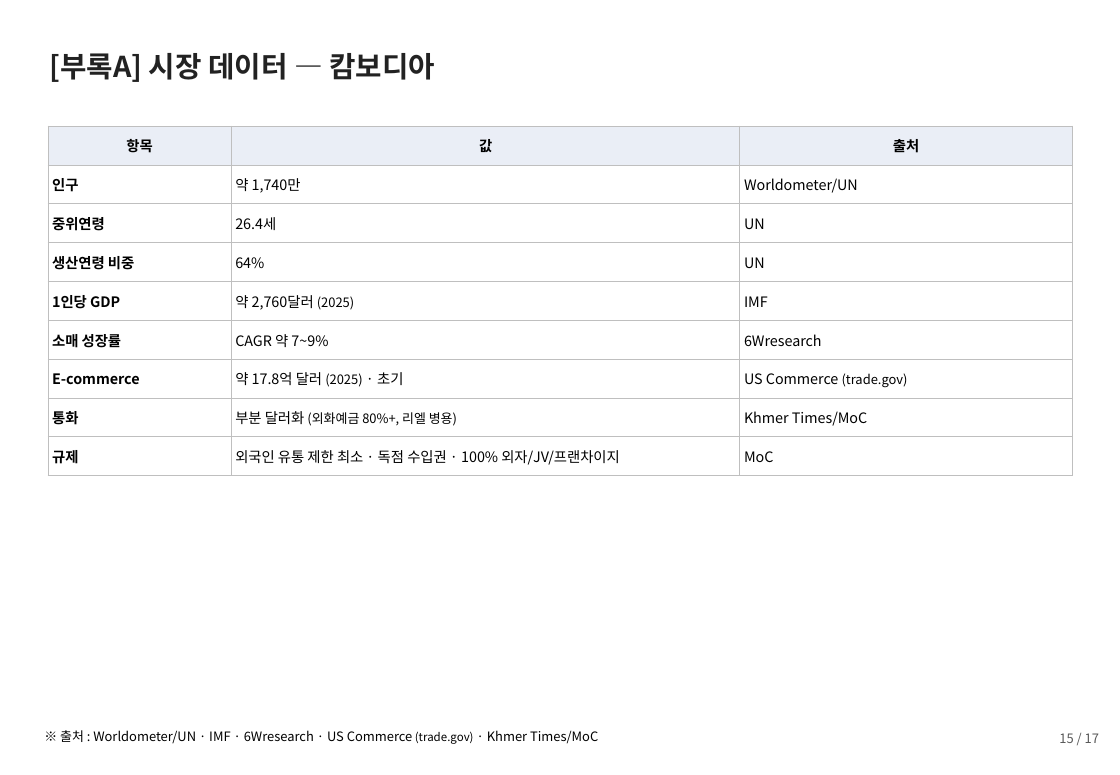
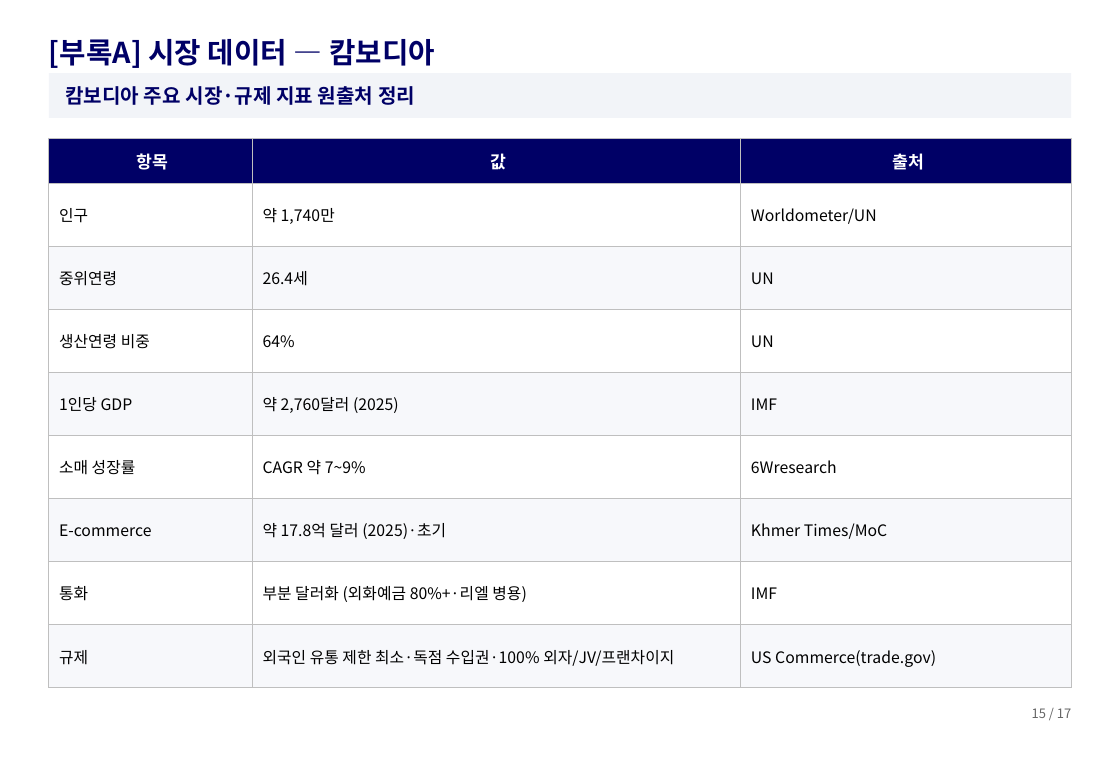
Before and after one commit to avoseed/web1, a slide deck: slide 16 of output/캄보디아_확장기획.pptx. Drawn at 1120x775 pixels with LibreOffice and Linux fonts; fonts in the diff are those of the drawing. Boxes give left, top, right and bottom in pixels: in the first picture for what was removed or moved away, otherwise in the second. Text is boxed around its words. In the diff, an @@ line names an element or a change of style, - is before the commit and + after.

```diff
--- a/output/캄보디아_확장기획.pptx
+++ b/output/캄보디아_확장기획.pptx
@@ text "[부록A] 시장 데이터 — 캄보디아": place and size @@
-text "[부록A] 시장 데이터 — 캄보디아" at <box>49,53,436,82</box>
+text "[부록A] 시장 데이터 — 캄보디아" at <box>49,39,435,68</box>
@@ text "[부록A] 시장 데이터 — 캄보디아" at <box>49,39,435,68</box>: text colour #222222 to #000066; vertical alignment top to bottom @@
@@ rectangle added at <box>49,73,1071,118</box>, fill #F2F4F8 @@
@@ text added at <box>65,86,415,105</box>, 14 pt, text #000066, bold @@
+캄보디아 주요 시장·규제 지표 원출처 정리
@@ table at <box>49,139,1071,688</box> @@
-row 7, column 2: 약 17.8억 달러 (2025) · 초기
+row 7, column 2: 약 17.8억 달러 (2025)·초기
-row 7, column 3: US Commerce (trade.gov)
+row 7, column 3: Khmer Times/MoC
-row 8, column 2: 부분 달러화 (외화예금 80%+, 리엘 병용)
+row 8, column 2: 부분 달러화 (외화예금 80%+·리엘 병용)
-row 8, column 3: Khmer Times/MoC
+row 8, column 3: IMF
-row 9, column 2: 외국인 유통 제한 최소 · 독점 수입권 · 100% 외자/JV/프랜차이지
+row 9, column 2: 외국인 유통 제한 최소·독점 수입권·100% 외자/JV/프랜차이지
-row 9, column 3: MoC
+row 9, column 3: US Commerce(trade.gov)
@@ fill #EAEEF6 to #000066 in row 1 @@
@@ fill #FFFFFF to #F7F8FB in 12 cells @@
@@ size 10 to 12 pt, text colour #000000 to #FFFFFF in "항목", "값", "출처" @@
@@ size 10 to 11 pt in "인구", "약 1,740만", "Worldometer/UN", "중위연령" and 14 more places @@
@@ bold off in "인구", "중위연령", "생산연령 비중", "1인당 GDP" and 4 more places @@
@@ size 9 to 11 pt in "(2025)" @@
@@ table: place and size @@
-table at <box>48,126,1071,477</box>
+table at <box>49,139,1071,688</box>
@@ text "15 / 17": place and size @@
-text "15 / 17" at <box>1059,733,1099,743</box>
+text "15 / 17" at <box>1032,708,1071,718</box>
@@ text "15 / 17" at <box>1032,708,1071,718</box>: text colour #595959 to #666666 @@
@@ text removed at <box>60,730,598,744</box> @@
-※ 출처 : Worldometer/UN · IMF · 6Wresearch · US Commerce (trade.gov) · Khmer Times/MoC
```
Also in this commit, not shown: 17 other slides changed, 1 other file.
